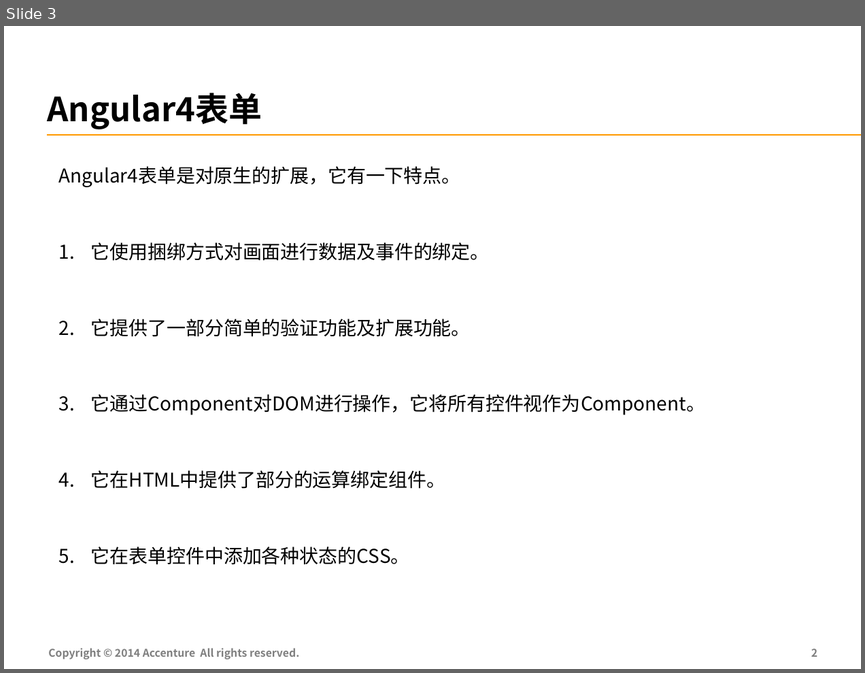
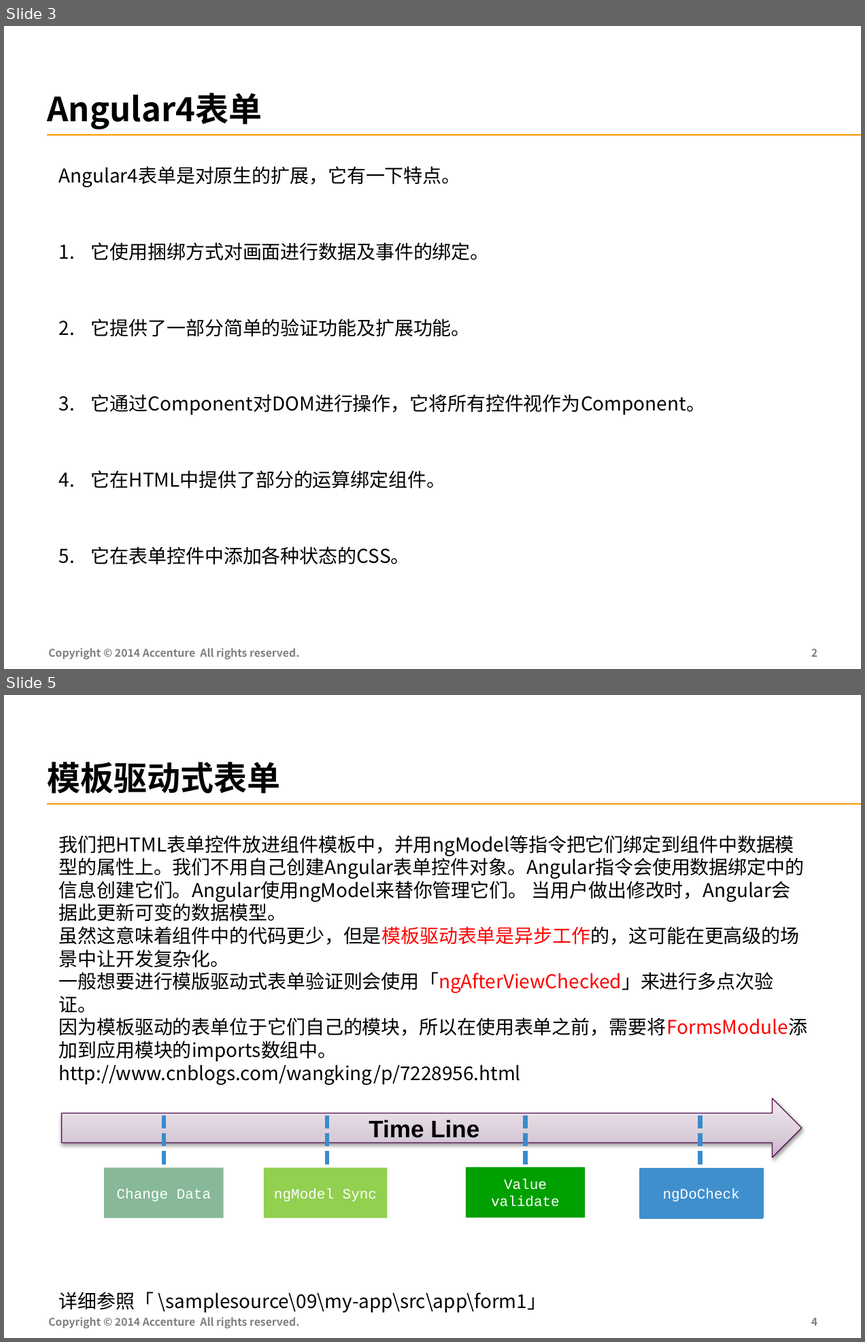
Before and after one commit to FS-Angular-Interest-Group/AngularTraining, a slide deck: PPT/09-Accenture-FS-Angular-Form.pptx. Shown one above the other, each under a label of ours: slide 3 before the commit, slides 3 and 5 after it; the slides between them are not shown. The pictures are 865x673 and 865x1342 pixels, drawn with LibreOffice and Linux fonts; fonts in the diff are those of the drawing. Boxes give left, top, right and bottom in pixels: in the first picture for what was removed or moved away, otherwise in the second. Text is boxed around its words. In the diff, an @@ line names an element or a change of style, - is before the commit and + after.

Commit message:
form

```diff
--- a/PPT/09-Accenture-FS-Angular-Form.pptx
+++ b/PPT/09-Accenture-FS-Angular-Form.pptx
@@ slide 5 added at [4, 695, 861, 1338], background #FFFFFF; not listed: 1 template element that a slide beside it also shows @@
@@ title added at [48, 762, 281, 794], 28 pt, text #000000, bold @@
+模板驱动式表单
@@ text added at [59, 835, 808, 1312], 16 pt, text #000000 @@
+我们把HTML表单控件放进组件模板中，并用ngModel等指令把它们绑定到组件中数据模型的属性上。我们不用自己创建Angular表单控件对象。Angular指令会使用数据绑定中的信息创建它们。Angular使用ngModel来替你管理它们。 当用户做出修改时，Angular会据此更新可变的数据模型。
+虽然这意味着组件中的代码更少，但是模板驱动表单是异步工作的，这可能在更高级的场景中让开发复杂化。
+一般想要进行模版驱动式表单验证则会使用「ngAfterViewChecked」来进行多点次验证。
+因为模板驱动的表单位于它们自己的模块，所以在使用表单之前，需要将FormsModule添加到应用模块的imports数组中。
+http://www.cnblogs.com/wangking/p/7228956.html
+详细参照「 \samplesource\09\my-app\src\app\form1」
@@ right arrow added at [61, 1098, 802, 1157], fill gradient #C9B7C9 to #D9CDD9 to #F1ECF1, outline #550F55 0.75 pt, 20 pt, text #000000, bold @@
+Time Line
@@ line added from (163, 1115) to (163, 1167), #3B8CCC 3.75 pt dashed @@
@@ line added from (327, 1115) to (327, 1167), #3B8CCC 3.75 pt dashed @@
@@ line added from (525, 1115) to (525, 1167), #3B8CCC 3.75 pt dashed @@
@@ line added from (700, 1115) to (700, 1167), #3B8CCC 3.75 pt dashed @@
@@ rectangle added at [104, 1167, 224, 1218], fill #87B998, 12 pt, text #FFFFFF @@
+Change Data
@@ rectangle added at [264, 1167, 387, 1218], fill #92D050, 12 pt, text #FFFFFF @@
+ngModel Sync
@@ rectangle added at [466, 1167, 585, 1218], fill #00A000, 12 pt, text #FFFFFF @@
+Value validate
@@ rectangle added at [640, 1169, 762, 1218], fill #408FCD, outline #408FCD 2 pt, 12 pt, text #FFFFFF @@
+ngDoCheck
@@ text added at [48, 1317, 299, 1328], 9 pt, text #7F7F7F, bold @@
+Copyright © 2014 Accenture All rights reserved.
@@ page number added at [811, 1317, 817, 1325], 9 pt, text #7F7F7F, bold @@
+4
```
Also in this commit, not shown: 5 slides changed, 2 slides removed.
